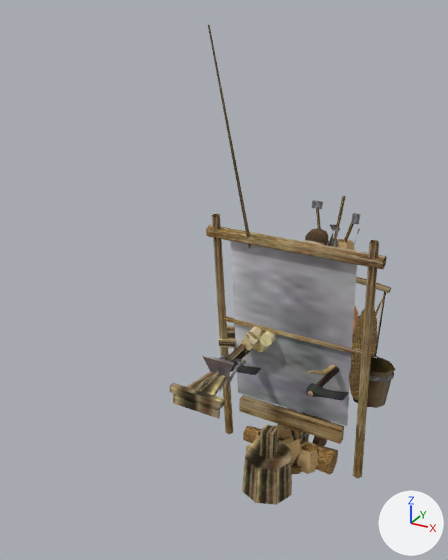
The glTF model apps/web/public/models/people/man.glb: old version first, new version second.
Before and after are seen from a 50 mm camera at (1.56, -4.33, 3.46) aimed at (-0.26, -1.03, 1.82). Arrows for +X, +Y and +Z are at lower right; the lights stay in place. The first picture is the older version. Where no turn or scale is listed for an object, it has been applied to the vertices. Vertices at exactly the same position are counted once.

Objects in the first picture: 'man-mesh'.
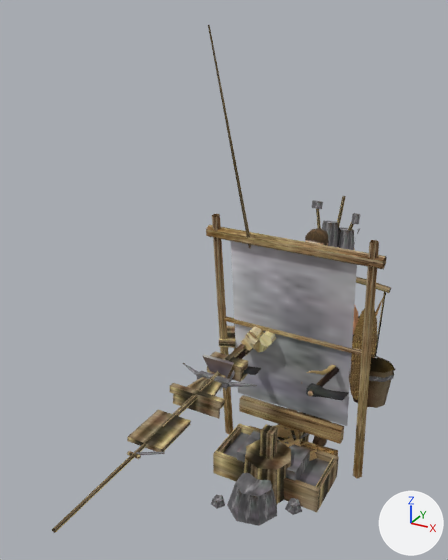
The change, as a diff of the scene's bpy script:
```diff
--- a/apps/web/public/models/people/man.glb.py
+++ b/apps/web/public/models/people/man.glb.py
@@ me_man @@
 # used by ob_man_mesh; location = (0.0, 0.0, 0.0)
-me_man.from_pydata(...)  # 1969 vertices, 3054 faces; spans x -0.74..0.72, y -1.35..0.82, z -0.02..3.38
+me_man.from_pydata(...)  # 2271 vertices, 3465 faces; spans x -0.74..0.72, y -2.75..0.82, z -0.02..3.38
+# me_man part 1: the loose piece of 8 vertices spanning x -0.51..-0.11, y -1.35..-1.28, z 1.02..1.09 is copied, and the copy is scaled about its middle by (0.2, 0.376, 0.311), then moved by (0.04, -0.76, 0.06); it spans x -0.32..-0.24, y -2.08..-2.06, z 1.1..1.12
+# me_man part 2: the loose piece of 8 vertices spanning x -0.39..-0.32, y -0.58..-0.49, z 0.98..1.02 is copied, and the copy is scaled about its middle by (3.99, 1.51, 2.97), then moved by (0.01, -0.3, 0.02); it spans x -0.48..-0.19, y -0.9..-0.76, z 0.95..1.09
+# me_man part 3: the loose piece of 8 vertices spanning x -0.51..-0.11, y -1.35..-1.28, z 1.02..1.09 is copied, and the copy is scaled about its middle by (0.6, 1.13, 0.86), then moved by (-0.01, 0.25, -0.02); it spans x -0.45..-0.21, y -1.1..-1.02, z 1.01..1.07
+# me_man part 4: the loose piece of 10 vertices spanning x -0.39..-0.3, y -1.32..0.02, z 0.94..1.07 is copied, and the copy is scaled about its middle by (1.39, 1.41, 1.4), then moved by (0.01, -0.17, 0.01); it spans x -0.4..-0.27, y -1.76..0.12, z 0.93..1.11
+# me_man part 5: a new loose piece, a box spanning x -0.25..0.25, y -0.84..-0.55, z 0.0..0.28, in mat_man_atlas (picture img_image_0)
+# me_man part 6: 93 vertices added at x -0.53..0.44, y -2.75..0.46, z 0.87..1.88
+# me_man part 7: 65 vertices added at x -0.45..0.45, y -1.23..-0.42, z 0.0..0.22
+# me_man part 8: 38 vertices added at x -0.63..-0.03, y -2.07..-0.95, z 1.01..1.12
+# other edits to the shape of me_man do not show in these pictures
 me_man.materials.append(mat_man_atlas)
```

What differs and where, as boxes [x1, y1, x2, y2] in the pictures (448 x 560 px):
'man-mesh', reshaped (51% wider): before [169, 25, 396, 505]; after [52, 25, 396, 533]
part 1 of me_man, added: after [127, 451, 141, 459]
part 2 of me_man, added (brown): after [207, 352, 248, 382]
part 3 of me_man, added: after [197, 371, 231, 389]
part 4 of me_man, added (mostly hidden): after [162, 383, 208, 427]
part 5 of me_man, added: after [237, 431, 310, 481]
part 6 of me_man, added (mostly hidden): after [52, 221, 354, 533]
part 7 of me_man, added: after [211, 424, 339, 526]
part 8 of me_man, added: after [127, 363, 257, 455]
